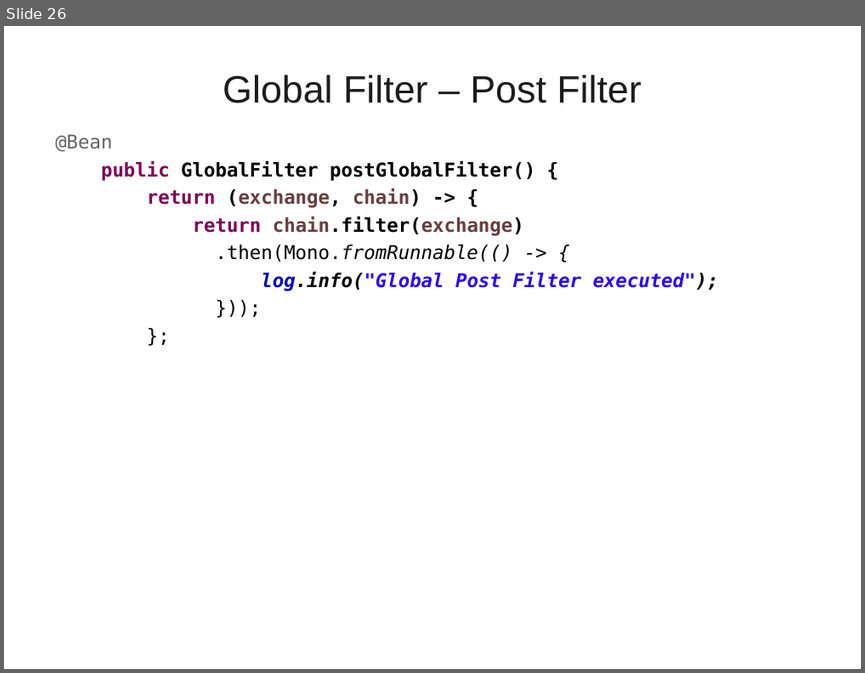
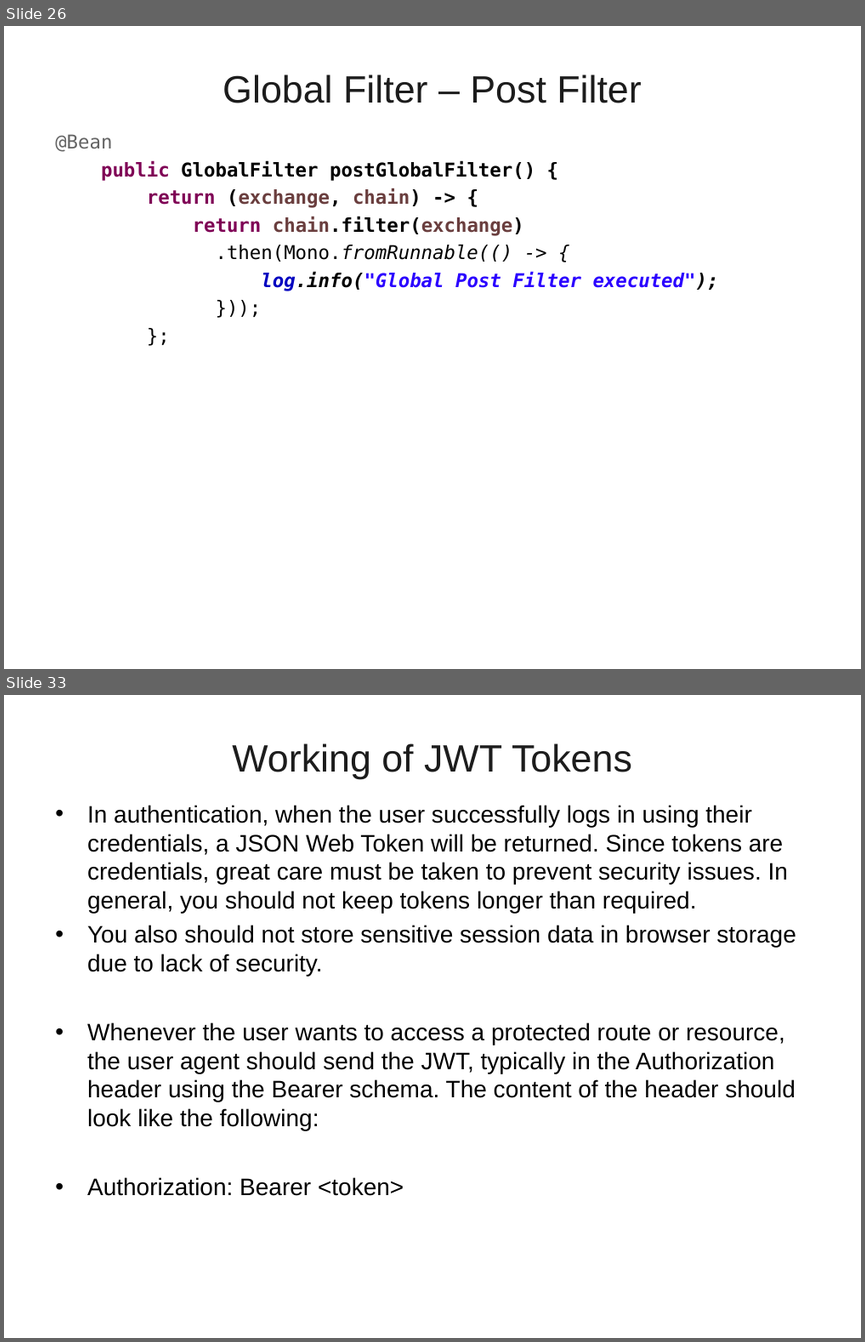
Before and after one commit to vatsanTraining/freshers_dec_2021, a slide deck: MicroService_Module_2.ppt. Shown one above the other, each under a label of ours: slide 26 before the commit, slides 26 and 33 after it; the slides between them are not shown. The pictures are 865x673 and 865x1342 pixels, drawn with LibreOffice and Linux fonts; fonts in the diff are those of the drawing; background and template pictures are left out. Boxes give left, top, right and bottom in pixels: in the first picture for what was removed or moved away, otherwise in the second. Text is boxed around its words. In the diff, an @@ line names an element or a change of style, - is before the commit and + after.

```diff
--- a/MicroService_Module_2.ppt
+++ b/MicroService_Module_2.ppt
@@ slide 33 added at bbox=[4, 695, 861, 1338], background picture (left out) @@
@@ title added at bbox=[232, 743, 632, 779], 32 pt, text #1C1C1C @@
+Working of JWT Tokens
@@ text added at bbox=[87, 805, 795, 1196], 20 pt, text #000000 @@
+• In authentication, when the user successfully logs in using their credentials, a JSON Web Token will be returned. Since tokens are credentials, great care must be taken to prevent security issues. In general, you should not keep tokens longer than required.
+• You also should not store sensitive session data in browser storage due to lack of security.
+• Whenever the user wants to access a protected route or resource, the user agent should send the JWT, typically in the Authorization header using the Bearer schema. The content of the header should look like the following:
+• Authorization: Bearer <token>
```
Also in this commit, not shown: 44 other slides added.
